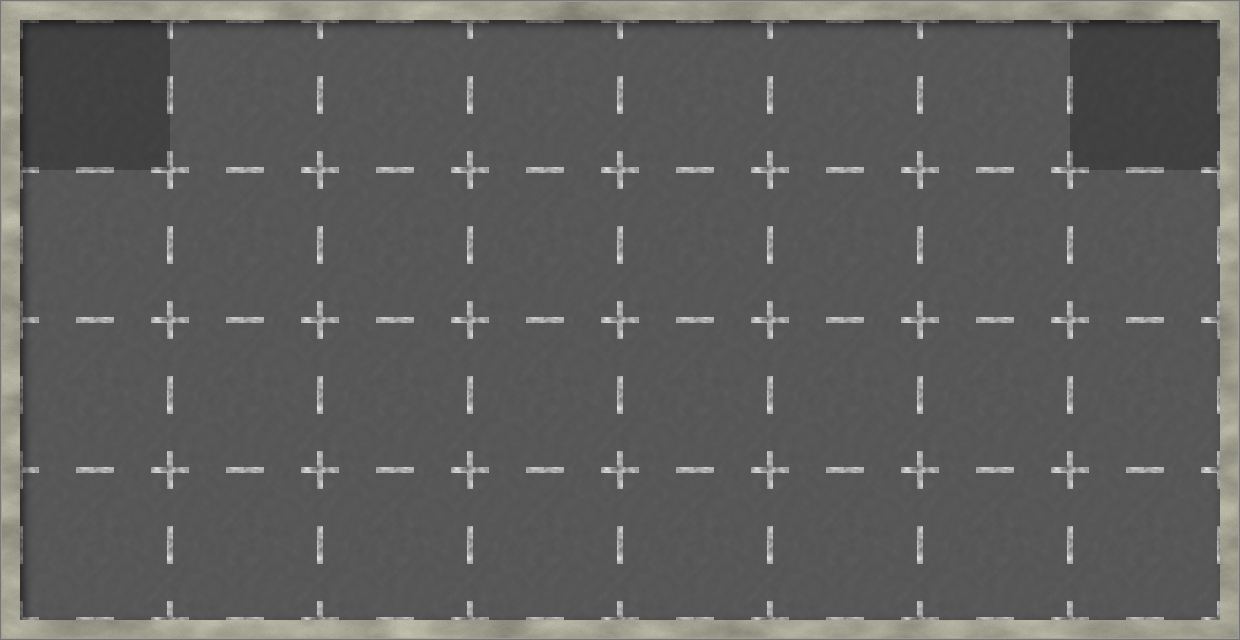
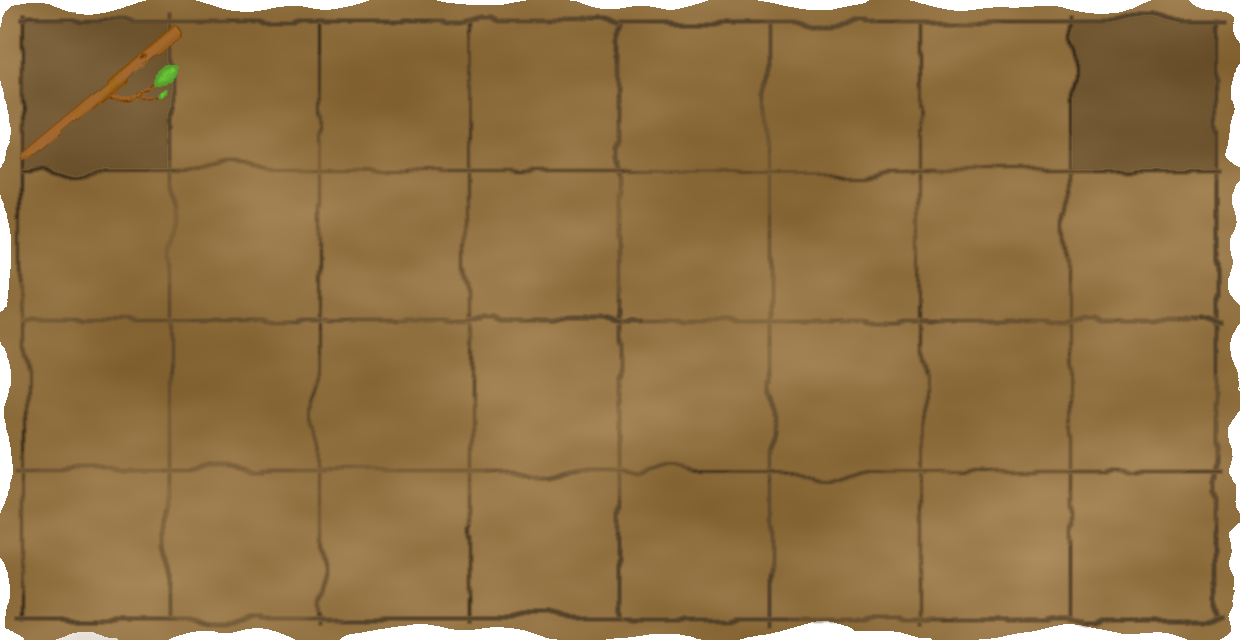
Comparing the layer stacks of the two 1240×640 images. Changes:
removed layer "Drop Shadow" (was 60%) over left=0, top=2, right=1236, bottom=639
"Layer #3": opacity 44% → 100%, painted on it over left=1, top=1, right=1239, bottom=639
"Layer #2": opacity 100% → 80%, moved it above "Pasted Layer #3", painted on it over left=12, top=8, right=1229, bottom=631
removed layer "Layer #1" over left=20, top=20, right=1220, bottom=620
added layer "Pasted Layer #3" (22%) above "Pasted Layer" over left=23, top=16, right=1217, bottom=176
"Pasted Layer": opacity 100% → 30%, painted on it over left=0, top=0, right=1240, bottom=640
renamed "Layer" to "Layer #1", opacity 100% → 66%, painted on it over left=0, top=0, right=1240, bottom=640
removed layer "Layer #5" over left=20, top=20, right=1220, bottom=620
added layer "Layer" above "world0_grid_background.png" over left=0, top=0, right=1240, bottom=640
painted on "world0_grid_background.png" over left=20, top=20, right=1220, bottom=620
